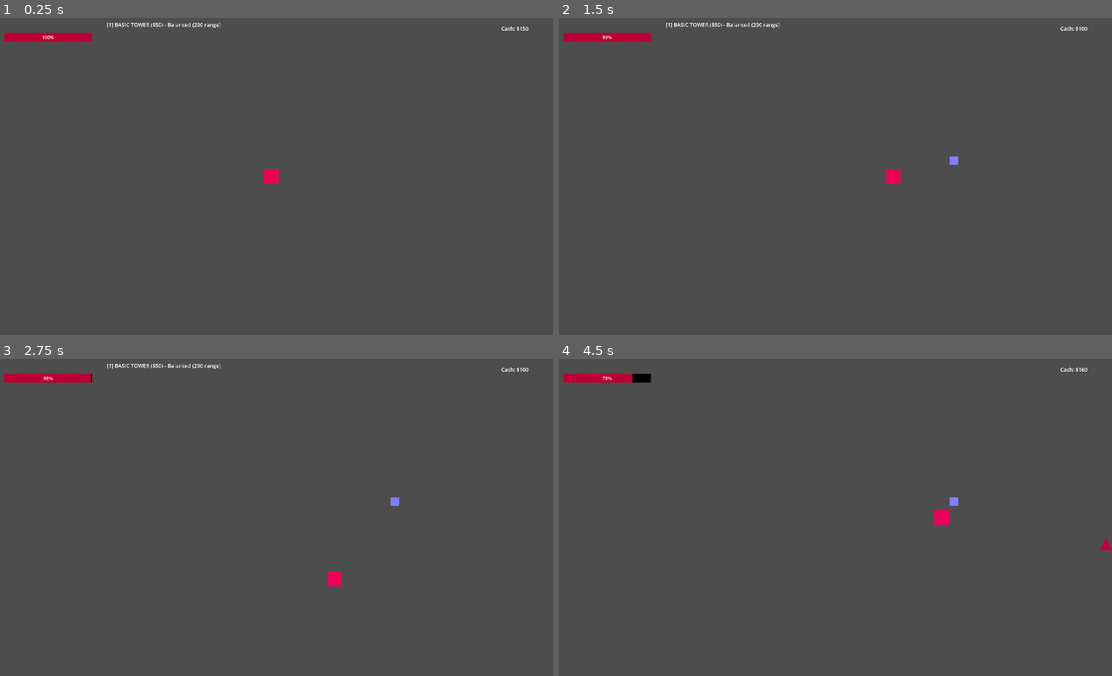
Above: before the commit, frames 1-4 (two rows, left to right).
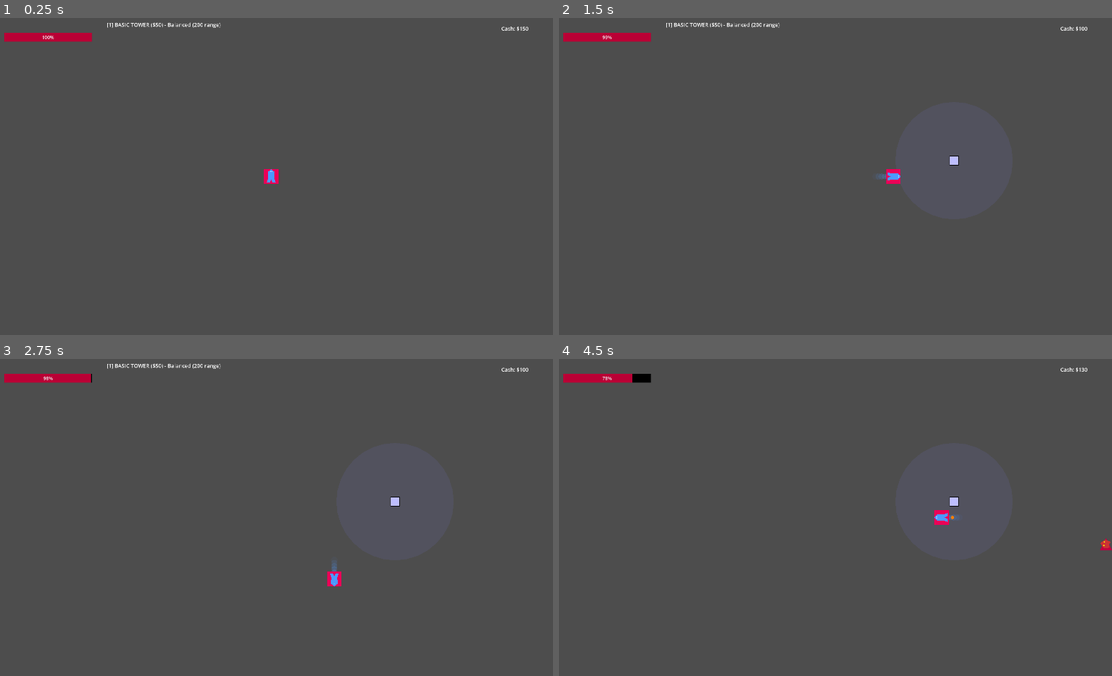
Above: after the commit, the same moments.

Repository: KABIR-SAINI/cult-defense
Game: Godot game, scene res://main.tscn
The game is run twice, just before and just after one commit, with the same random seed, the same clock (stepped at 60 frames per second) and the same inputs.
Inputs (mouse positions are in pixels of both pictures, inside the frame that each line leads up to):
- Up to frame 1 (0.25 s): no input
- Up to frame 2 (1.5 s): tap Enter at 0.5 s; move the mouse to (951, 160) at 0.52 s; hold D (move_right) 0.53-1.25 s; tap 1 at 0.6 s; click (951, 160) at 0.67 s; click "START WAVE" at 1.25 s
- Up to frame 3 (2.75 s): move the mouse to (160, 533) at 2.02 s; hold S (move_down) from 2.03 s (still down); tap 2 at 2.1 s; click (160, 533) at 2.17 s
- Up to frame 4 (4.5 s): move the mouse to (885, 447) at 2.77 s; release S (move_down) at 2.78 s; hold D (move_right) 2.78-3.53 s; tap 3 at 2.85 s; click (885, 447) at 2.92 s; move the mouse to (802, 580) at 3.52 s; hold Up (move_up) 3.53-4.28 s; tap 1 at 3.6 s; click (802, 580) at 3.67 s; move the mouse to (1001, 565) at 4.27 s; hold A (move_left) from 4.28 s (still down); tap 2 at 4.35 s; click (1001, 565) at 4.42 s

The runs differ from the first frame. In frame 1, less than 0.1% of the frame differs, in the area x 48-50%, y 47-52%; in frame 2, 0.1%; in frame 3, 0.1%; in frame 4, 0.2%, in the area x 67-100%, y 2-60%.

Commit message:
added motion blur and improved visuals

Diff:
--- a/scripts/base_tower.gd
+++ b/scripts/base_tower.gd
@@ -5,7 +5,6 @@
 const HEAL_BASE = 20.0
 const HEAL_SCALING_PER_SECOND = 5.0
 
-# Tower stats - override these in child classes
 @export var shoot_cooldown = 0.5
 @export var damage = 30.0
 @export var detection_radius = 200.0
@@ -15,10 +14,13 @@
 var shoot_timer = 0.0
 var time_alive = 0.0
 var can_be_sacrificed = false
+var visual_node = null
+var range_indicator = null
 
 func _ready():
 	add_to_group("followers")
 	create_collision_shape()
+	create_range_indicator()
 	create_visual()
 	create_detection_range()
 
@@ -29,6 +31,25 @@
 		shape.size = Vector2(30, 30)
 		collision.shape = shape
 		add_child(collision)
+
+func create_range_indicator():
+	# Semi-transparent circle showing attack range
+	if not has_node("RangeIndicator"):
+		var range_circle = Polygon2D.new()
+		range_circle.name = "RangeIndicator"
+
+		# Create circle points
+		var points = PackedVector2Array()
+		var segments = 32
+		for i in range(segments):
+			var angle = (i / float(segments)) * TAU
+			points.append(Vector2(cos(angle), sin(angle)) * detection_radius)
+
+		range_circle.polygon = points
+		range_circle.color = Color(tower_color.r, tower_color.g, tower_color.b, 0.1)
+		range_circle.z_index = -1
+		add_child(range_circle)
+		range_indicator = range_circle
 
 func create_visual():
 	# Override this in child classes for different visuals
@@ -40,7 +61,21 @@
 			Vector2(15, 15), Vector2(-15, 15)
 		])
 		polygon.color = tower_color
+
+		# Add outline
+		var line = Line2D.new()
+		line.name = "Outline"
+		line.add_point(Vector2(-15, -15))
+		line.add_point(Vector2(15, -15))
+		line.add_point(Vector2(15, 15))
+		line.add_point(Vector2(-15, 15))
+		line.add_point(Vector2(-15, -15))
+		line.default_color = Color.BLACK
+		line.width = 2
+		polygon.add_child(line)
+
 		add_child(polygon)
+		visual_node = polygon
 
 func create_detection_range():
 	if not has_node("DetectionRange"):
@@ -61,6 +96,14 @@
 		find_and_shoot_demon()
 		shoot_timer = shoot_cooldown
 
+	# Pulse effect when shooting
+	if visual_node and shoot_timer > shoot_cooldown - 0.1:
+		var scale_factor = 1.0 + (0.1 - (shoot_cooldown - shoot_timer)) * 2.0
+		visual_node.scale = Vector2(scale_factor, scale_factor)
+	else:
+		if visual_node:
+			visual_node.scale = Vector2.ONE
+
 func find_and_shoot_demon():
 	var all_demons = get_tree().get_nodes_in_group("demons")
 	var nearest_demon = null
@@ -75,15 +118,33 @@
 
 	if nearest_demon and nearest_demon.has_method("take_damage"):
 		shoot_at_demon(nearest_demon)
+		create_shoot_effect(nearest_demon.global_position)
 
 func shoot_at_demon(demon):
-	# Override this for custom shooting behavior
 	var actual_damage = damage + (time_alive * 2.0)
 	demon.take_damage(actual_damage)
+
+func create_shoot_effect(target_pos: Vector2):
+	# Create a line that fades out
+	var line = Line2D.new()
+	line.add_point(Vector2.ZERO)
+	line.add_point(to_local(target_pos))
+	line.default_color = tower_color
+	line.width = 3
+	add_child(line)
+
+	# Fade and remove
+	var tween = create_tween()
+	tween.tween_property(line, "modulate:a", 0.0, 0.2)
+	tween.tween_callback(line.queue_free)
 
 func enable_sacrifice():
 	can_be_sacrificed = true
 	input_pickable = true
+
+	# Highlight when sacrificeable
+	if visual_node:
+		visual_node.modulate = Color(1.5, 1.5, 1.5)
 
 func _input(event):
 	if not can_be_sacrificed:
@@ -110,6 +171,9 @@
 				get_viewport().set_input_as_handled()
 
 func sacrifice():
+	# Death effect
+	create_sacrifice_effect()
+
 	var heal_amount = HEAL_BASE + (time_alive * HEAL_SCALING_PER_SECOND)
 	var player = get_tree().get_first_node_in_group("player")
 
@@ -118,5 +182,22 @@
 
 	queue_free()
 
+func create_sacrifice_effect():
+	# Expanding circle effect
+	var particles = Polygon2D.new()
+	var points = PackedVector2Array()
+	for i in range(8):
+		var angle = (i / 8.0) * TAU
+		points.append(Vector2(cos(angle), sin(angle)) * 20)
+	particles.polygon = points
+	particles.color = tower_color
+	particles.global_position = global_position
+	get_parent().add_child(particles)
+
+	var tween = create_tween()
+	tween.parallel().tween_property(particles, "scale", Vector2(3, 3), 0.5)
+	tween.parallel().tween_property(particles, "modulate:a", 0.0, 0.5)
+	tween.tween_callback(particles.queue_free)
+
 func take_damage(amount):
 	pass
--- a/scripts/demon.gd
+++ b/scripts/demon.gd
@@ -1,6 +1,8 @@
 extends CharacterBody2D
 
 const ATTACK_RANGE = 50.0
+const TRAIL_LENGTH = 5
+const TRAIL_SPACING = 0.05
 
 @export var speed = 150.0
 @export var health = 50.0
@@ -10,6 +12,9 @@
 var current_health
 var attack_timer = 0.0
 var player_ref = null
+var visual_node = null
+var trail_positions = []
+var trail_timer = 0.0
 
 func _ready():
 	current_health = health
@@ -18,35 +23,109 @@
 	if has_node("Hitbox"):
 		$Hitbox.add_to_group("demons")
 
+	player_ref = get_tree().get_first_node_in_group("player")
+	create_visual()
 
-	player_ref = get_tree().get_first_node_in_group("player")
+func create_visual():
+	if not has_node("Visual"):
+		var body = Polygon2D.new()
+		body.name = "Visual"
+		body.polygon = PackedVector2Array([
+			Vector2(0, -20),
+			Vector2(15, -5),
+			Vector2(10, 15),
+			Vector2(0, 10),
+			Vector2(-10, 15),
+			Vector2(-15, -5)
+		])
+		body.color = Color(0.8, 0.2, 0.2)
+
+		var eye1 = Polygon2D.new()
+		eye1.polygon = PackedVector2Array([
+			Vector2(-8, -8), Vector2(-4, -8),
+			Vector2(-4, -4), Vector2(-8, -4)
+		])
+		eye1.color = Color.YELLOW
+		body.add_child(eye1)
+
+		var eye2 = Polygon2D.new()
+		eye2.polygon = PackedVector2Array([
+			Vector2(4, -8), Vector2(8, -8),
+			Vector2(8, -4), Vector2(4, -4)
+		])
+		eye2.color = Color.YELLOW
+		body.add_child(eye2)
+
+		add_child(body)
+		visual_node = body
 
 func _physics_process(delta):
-	# Verify player still exists (might have died)
 	if not is_instance_valid(player_ref):
 		player_ref = get_tree().get_first_node_in_group("player")
 		if not player_ref:
 			return
 
-	# Move toward player
 	var direction = (player_ref.global_position - global_position).normalized()
 	velocity = direction * speed
 	move_and_slide()
 
-	# Attack if in range
+	if visual_node:
+		visual_node.rotation = direction.angle() + PI/2
+
+	# Update motion blur trail
+	update_trail(delta)
+
 	var distance = global_position.distance_to(player_ref.global_position)
 	if distance < ATTACK_RANGE:
 		attack_timer -= delta
 		if attack_timer <= 0:
 			attack_player()
 			attack_timer = attack_cooldown
+			if visual_node:
+				flash_red()
+
+func update_trail(delta):
+	trail_timer += delta
+
+	if trail_timer >= TRAIL_SPACING and velocity.length() > 50:
+		trail_positions.append(global_position)
+		trail_timer = 0.0
+
+		if trail_positions.size() > TRAIL_LENGTH:
+			trail_positions.pop_front()
+
+	queue_redraw()
+
+func _draw():
+	if trail_positions.size() < 2:
+		return
+
+	for i in range(trail_positions.size() - 1):
+		var alpha = float(i) / float(TRAIL_LENGTH)
+		var trail_color = Color(0.8, 0.2, 0.2, alpha * 0.3)
+
+		var local_pos = to_local(trail_positions[i])
+		draw_circle(local_pos, 8 * (1 - alpha * 0.5), trail_color)
 
 func attack_player():
 	if is_instance_valid(player_ref) and player_ref.has_method("take_damage"):
 		player_ref.take_damage(damage)
 
+func flash_red():
+	if visual_node:
+		visual_node.modulate = Color(2, 0.5, 0.5)
+		await get_tree().create_timer(0.1).timeout
+		if is_instance_valid(visual_node):
+			visual_node.modulate = Color.WHITE
+
 func take_damage(amount):
 	current_health -= amount
+
+	if visual_node:
+		visual_node.modulate = Color.WHITE
+		await get_tree().create_timer(0.05).timeout
+		if is_instance_valid(visual_node):
+			visual_node.modulate = Color(0.8, 0.2, 0.2)
 
 	if current_health <= 0:
 		die()
@@ -56,4 +135,24 @@
 	if main and main.has_method("on_demon_died"):
 		main.on_demon_died()
 
+	create_death_effect()
 	queue_free()
+
+func create_death_effect():
+	for i in range(8):
+		var particle = Polygon2D.new()
+		var angle = (i / 8.0) * TAU
+		particle.polygon = PackedVector2Array([
+			Vector2(-3, -3), Vector2(3, -3),
+			Vector2(3, 3), Vector2(-3, 3)
+		])
+		particle.color = Color(1, 0.5, 0)
+		particle.global_position = global_position
+		get_parent().add_child(particle)
+
+		var end_pos = global_position + Vector2(cos(angle), sin(angle)) * 40
+
+		var tween = create_tween()
+		tween.parallel().tween_property(particle, "global_position", end_pos, 0.3)
+		tween.parallel().tween_property(particle, "modulate:a", 0.0, 0.3)
+		tween.tween_callback(particle.queue_free)
--- a/scripts/main.gd
+++ b/scripts/main.gd
@@ -10,7 +10,7 @@
 
 # Economy constants
 const STARTING_CASH = 150
-const CASH_PER_KILL = 60
+const CASH_PER_KILL = 30
 const BASIC_TOWER_COST = 50
 const SNIPER_TOWER_COST = 100
 const MACHINEGUN_TOWER_COST = 75
--- a/scripts/player.gd
+++ b/scripts/player.gd
@@ -1,6 +1,8 @@
 extends CharacterBody2D
 
 const DEATH_HEALTH = 0.0
+const TRAIL_LENGTH = 8
+const TRAIL_SPACING = 0.03
 
 @export var speed = 300.0
 @export var max_health = 100.0
@@ -8,17 +10,57 @@
 
 var current_health = max_health
 var main_ref = null
+var visual_node = null
+var trail_positions = []
+var trail_timer = 0.0
 
 func _ready():
 	current_health = max_health
 	add_to_group("player")
+	main_ref = get_tree().get_first_node_in_group("main")
+	create_visual()
 
-	# Cache main reference
-	main_ref = get_tree().get_first_node_in_group("main")
+func create_visual():
+	if not has_node("Visual"):
+		var body = Polygon2D.new()
+		body.name = "Visual"
+		body.polygon = PackedVector2Array([
+			Vector2(0, -25),
+			Vector2(12, -15),
+			Vector2(10, 5),
+			Vector2(15, 20),
+			Vector2(5, 20),
+			Vector2(0, 10),
+			Vector2(-5, 20),
+			Vector2(-15, 20),
+			Vector2(-10, 5),
+			Vector2(-12, -15)
+		])
+		body.color = Color(0.3, 0.6, 1.0)
+
+		var face = Polygon2D.new()
+		face.polygon = PackedVector2Array([
+			Vector2(-3, -18), Vector2(-1, -18),
+			Vector2(-1, -16), Vector2(-3, -16)
+		])
+		face.color = Color.WHITE
+		body.add_child(face)
+
+		var face2 = Polygon2D.new()
+		face2.polygon = PackedVector2Array([
+			Vector2(1, -18), Vector2(3, -18),
+			Vector2(3, -16), Vector2(1, -16)
+		])
+		face2.color = Color.WHITE
+		body.add_child(face2)
+
+		add_child(body)
+		visual_node = body
 
 func _physics_process(delta):
 	handle_movement(delta)
 	handle_health_drain(delta)
+	update_trail(delta)
 
 func handle_movement(delta):
 	var direction = Vector2.ZERO
@@ -27,12 +69,36 @@
 
 	if direction.length() > 0:
 		direction = direction.normalized()
+		if visual_node:
+			visual_node.rotation = direction.angle() + PI/2
 
 	velocity = direction * speed
 	move_and_slide()
 
+func update_trail(delta):
+	trail_timer += delta
+
+	if trail_timer >= TRAIL_SPACING and velocity.length() > 100:
+		trail_positions.append(global_position)
+		trail_timer = 0.0
+
+		if trail_positions.size() > TRAIL_LENGTH:
+			trail_positions.pop_front()
+
+	queue_redraw()
+
+func _draw():
+	if trail_positions.size() < 2:
+		return
+
+	for i in range(trail_positions.size() - 1):
+		var alpha = float(i) / float(TRAIL_LENGTH)
+		var trail_color = Color(0.3, 0.6, 1.0, alpha * 0.4)
+
+		var local_pos = to_local(trail_positions[i])
+		draw_circle(local_pos, 12 * (1 - alpha * 0.4), trail_color)
+
 func handle_health_drain(delta):
-	# Only drain health during active waves
 	if not is_instance_valid(main_ref):
 		main_ref = get_tree().get_first_node_in_group("main")
 		return
@@ -40,11 +106,21 @@
 	if main_ref.wave_active:
 		current_health -= health_drain_rate * delta
 
+		if current_health < 30 and visual_node:
+			var flash_speed = 2.0
+			visual_node.modulate = Color(1.0, 0.5 + sin(Time.get_ticks_msec() * 0.01 * flash_speed) * 0.5, 0.5)
+
 		if current_health <= DEATH_HEALTH:
 			die()
 
 func take_damage(amount):
 	current_health -= amount
+
+	if visual_node:
+		visual_node.modulate = Color(2, 0.5, 0.5)
+		await get_tree().create_timer(0.1).timeout
+		if is_instance_valid(visual_node):
+			visual_node.modulate = Color.WHITE
 
 	if current_health <= DEATH_HEALTH:
 		die()
@@ -52,5 +128,11 @@
 func sacrifice_heal(amount):
 	current_health = min(current_health + amount, max_health)
 
+	if visual_node:
+		visual_node.modulate = Color(0.5, 2, 0.5)
+		await get_tree().create_timer(0.2).timeout
+		if is_instance_valid(visual_node):
+			visual_node.modulate = Color.WHITE
+
 func die():
 	get_tree().reload_current_scene()
